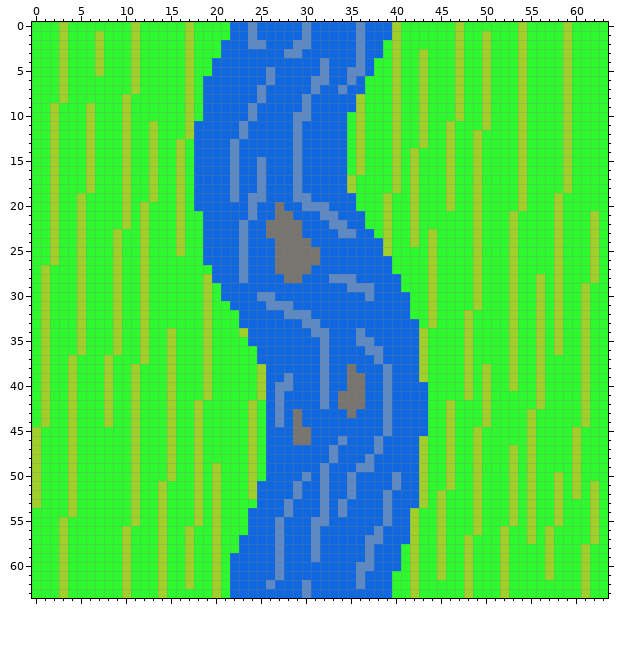
Edited in one commit: pixel-art sprite (MULE/out/production/MULE/game/graphics/TileRiver.png). This is how it looked before the edit.
The file is 64x64 pixels. Colours within 5 levels of each other are drawn and written as one.
After:
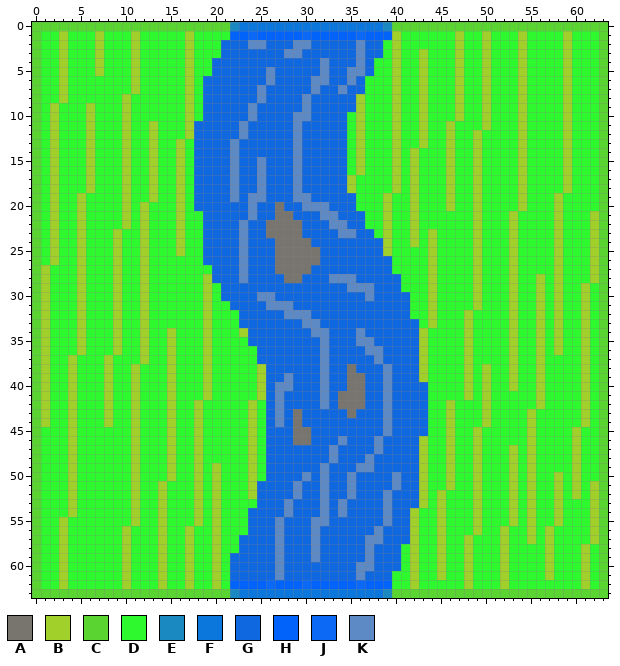
Palette (. is transparent): A #78756f  B #a2d02a  C #5ad430  D #2df92e  E #1b89c1  F #0b77dd  G #0f68df  H #0163f9  J #0c69f5  K #5d89c5
Edits made:
Changed rows in their new state; - is an unchanged pixel.
first column x 0:
 0 CCCCCCCCCCCCCCCCCCCCCCEFFFFFFFFFFFFFFFFECCCCCCCCCCCCCCCCCCCCCCCC
 1 C---------------------HHJHHHHHJHHHHHJHHH-----------------------C
 2 C--------------------------------------------------------------C
 3 C--------------------------------------------------------------C
 4 C--------------------------------------------------------------C
 5 C--------------------------------------------------------------C
 6 C--------------------------------------------------------------C
 7 C--------------------------------------------------------------C
 8 C--------------------------------------------------------------C
 9 C--------------------------------------------------------------C
10 C--------------------------------------------------------------C
11 C--------------------------------------------------------------C
12 C--------------------------------------------------------------C
13 C--------------------------------------------------------------C
14 C--------------------------------------------------------------C
15 C--------------------------------------------------------------C
16 C--------------------------------------------------------------C
17 C--------------------------------------------------------------C
18 C--------------------------------------------------------------C
19 C--------------------------------------------------------------C
20 C--------------------------------------------------------------C
21 C--------------------------------------------------------------C
22 C--------------------------------------------------------------C
23 C--------------------------------------------------------------C
24 C--------------------------------------------------------------C
25 C--------------------------------------------------------------C
26 C--------------------------------------------------------------C
27 C--------------------------------------------------------------C
28 C--------------------------------------------------------------C
29 C--------------------------------------------------------------C
30 C--------------------------------------------------------------C
31 C--------------------------------------------------------------C
32 C--------------------------------------------------------------C
33 C--------------------------------------------------------------C
34 C--------------------------------------------------------------C
35 C--------------------------------------------------------------C
36 C--------------------------------------------------------------C
37 C--------------------------------------------------------------C
38 C--------------------------------------------------------------C
39 C--------------------------------------------------------------C
40 C--------------------------------------------------------------C
41 C--------------------------------------------------------------C
42 C--------------------------------------------------------------C
43 C--------------------------------------------------------------C
44 C--------------------------------------------------------------C
45 C--------------------------------------------------------------C
46 C--------------------------------------------------------------C
47 C--------------------------------------------------------------C
48 C--------------------------------------------------------------C
49 C--------------------------------------------------------------C
50 C--------------------------------------------------------------C
51 C--------------------------------------------------------------C
52 C--------------------------------------------------------------C
53 C--------------------------------------------------------------C
54 C--------------------------------------------------------------C
55 C--------------------------------------------------------------C
56 C--------------------------------------------------------------C
57 C--------------------------------------------------------------C
58 C--------------------------------------------------------------C
59 C--------------------------------------------------------------C
60 C--------------------------------------------------------------C
61 C--------------------------------------------------------------C
62 C---------------------HHHHJHHHJHHHHHJHHH-----------------------C
63 CCCCCCCCCCCCCCCCCCCCCCEFFFFFFFFFFFFFFFFECCCCCCCCCCCCCCCCCCCCCCCC
Changed places in both pictures, as pixel boxes (x1, y1, x2, y2):
changed: (32, 22, 608, 598)
